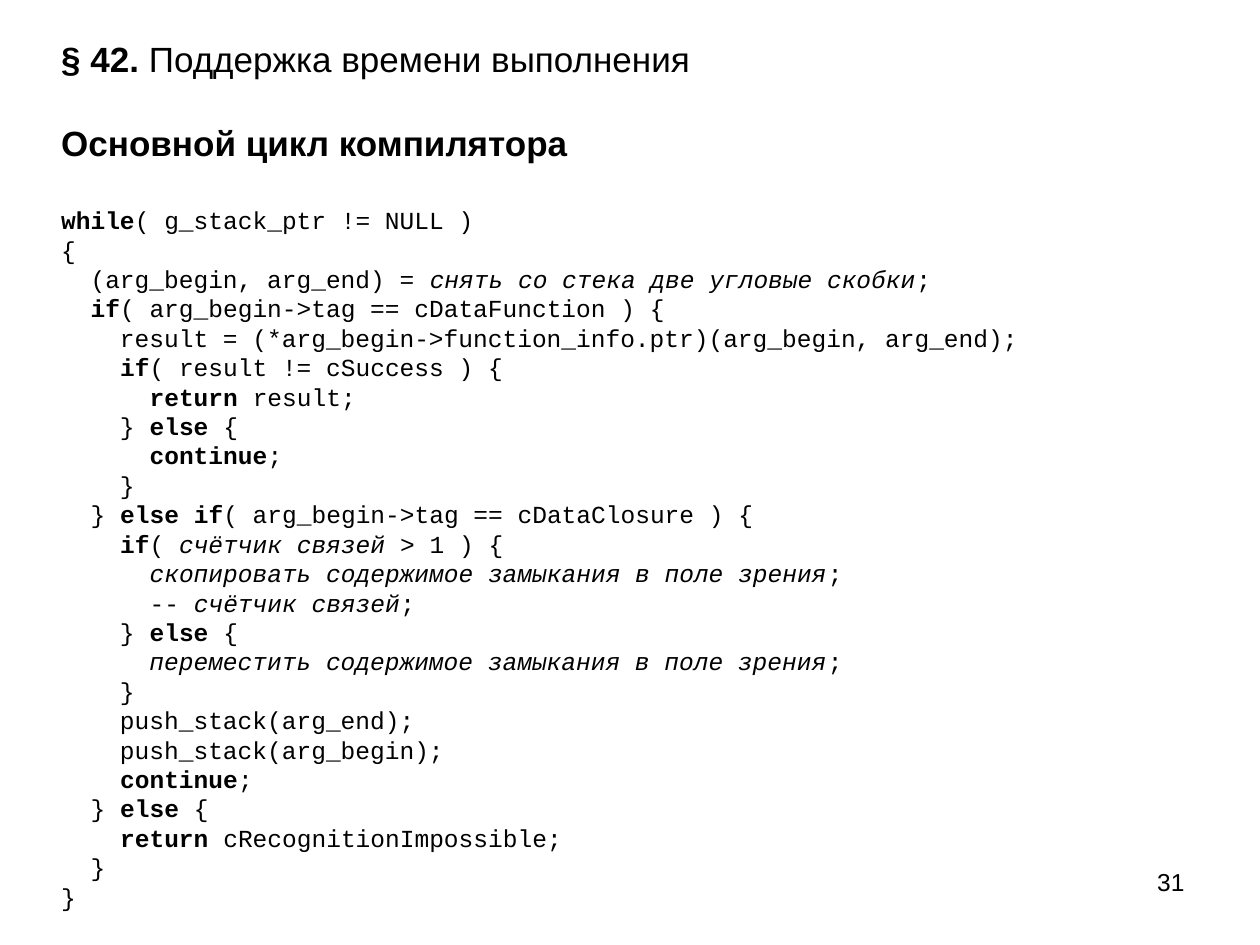
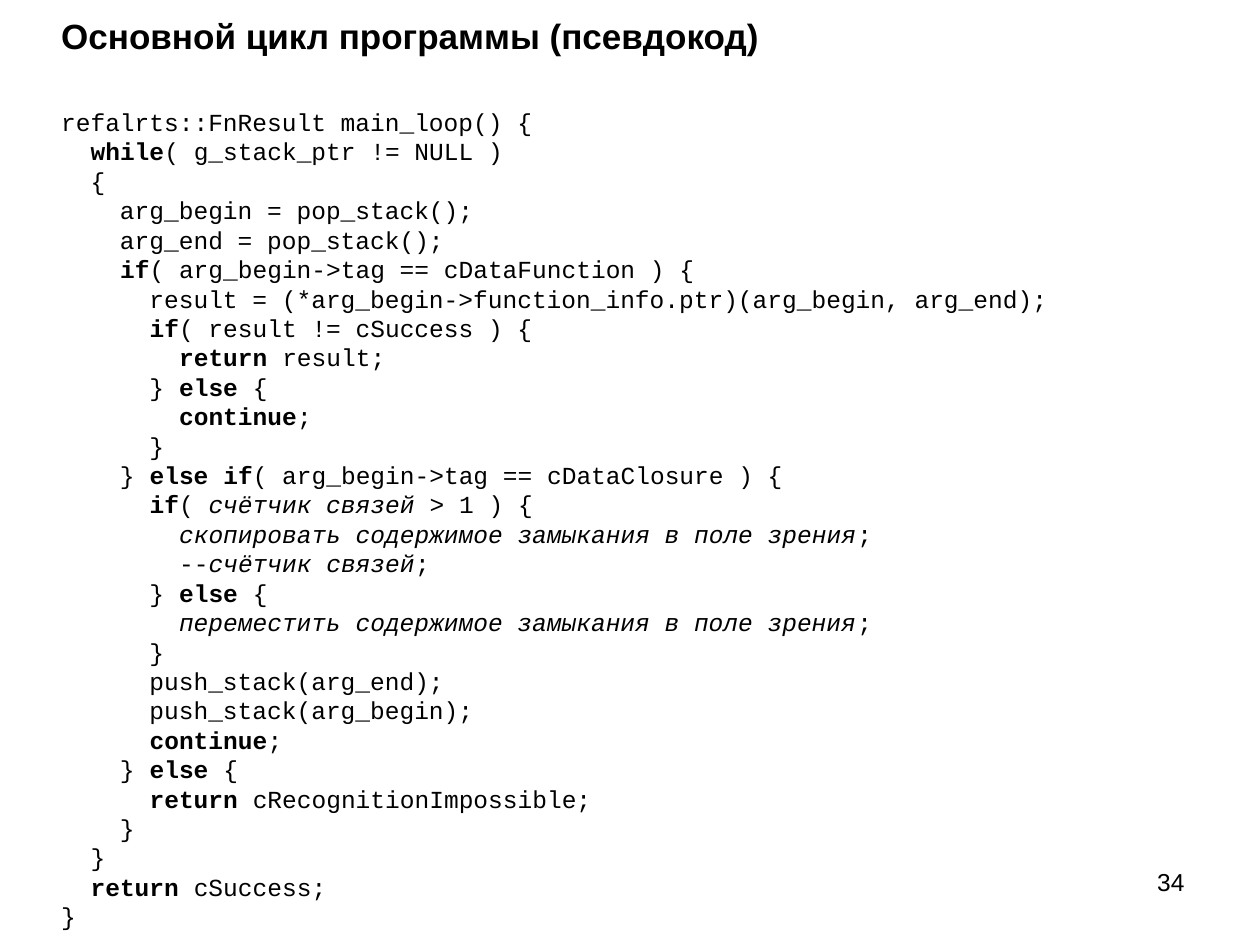
Before and after one commit to Mazdaywik/Refal-05, a slide deck: slide 34 of doc/Компилятор Простого Рефала.ppt (slide 31 before the commit). Drawn at 1260x945 pixels with LibreOffice and Linux fonts; fonts in the diff are those of the drawing. Boxes give left, top, right and bottom in pixels: in the first picture for what was removed or moved away, otherwise in the second. Text is boxed around its words. In the diff, an @@ line names an element or a change of style, - is before the commit and + after.

```diff
--- a/doc/Компилятор Простого Рефала.ppt
+++ b/doc/Компилятор Простого Рефала.ppt
@@ title "Основной цикл программы (псевдокод) refalrts::FnResult ..." at <box>61,23,1047,901</box>: vertical alignment top to middle @@
@@ title at <box>61,23,1047,901</box>: text changed @@
-§ 42. Поддержка времени выполнения
-Основной цикл компилятора
-while( g_stack_ptr != NULL )
-{
-(arg_begin, arg_end) = снять со стека две угловые скобки;
-if( arg_begin->tag == cDataFunction ) {
-result = (*arg_begin->function_info.ptr)(arg_begin, arg_end);
-if( result != cSuccess ) {
-return result;
-} else {
-continue;
-}
-} else if( arg_begin->tag == cDataClosure ) {
-if( счётчик связей > 1 ) {
-скопировать содержимое замыкания в поле зрения;
--- счётчик связей;
-} else {
-переместить содержимое замыкания в поле зрения;
-}
-push_stack(arg_end);
-push_stack(arg_begin);
-continue;
-} else {
-return cRecognitionImpossible;
-}
-}
+Основной цикл программы (псевдокод)
+refalrts::FnResult main_loop() {
+while( g_stack_ptr != NULL )
+{
+arg_begin = pop_stack();
+arg_end = pop_stack();
+if( arg_begin->tag == cDataFunction ) {
+result = (*arg_begin->function_info.ptr)(arg_begin, arg_end);
+if( result != cSuccess ) {
+return result;
+} else {
+continue;
+}
+} else if( arg_begin->tag == cDataClosure ) {
+if( счётчик связей > 1 ) {
+скопировать содержимое замыкания в поле зрения;
+--счётчик связей;
+} else {
+переместить содержимое замыкания в поле зрения;
+}
+push_stack(arg_end);
+push_stack(arg_begin);
+continue;
+} else {
+return cRecognitionImpossible;
+}
+}
+return cSuccess;
+}
@@ page number at <box>1157,874,1184,892</box>: text changed @@
-31
+34
```
Also in this commit, not shown: 13 other slides changed, 3 slides added, 1 other file.
